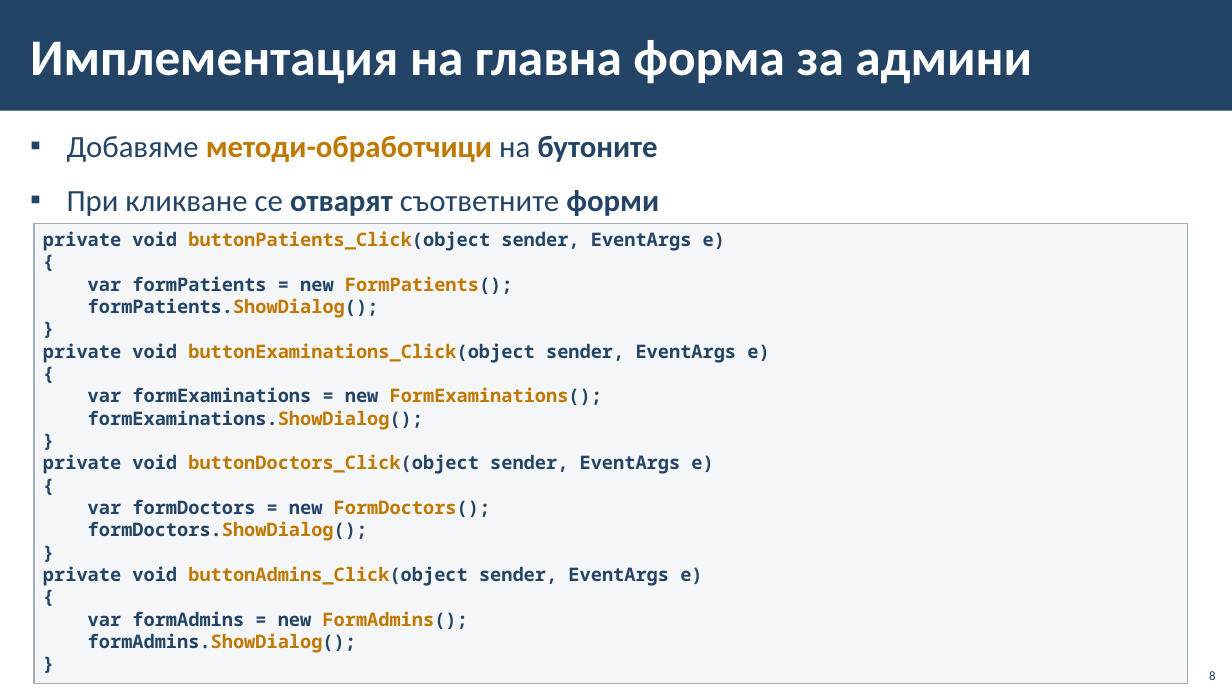
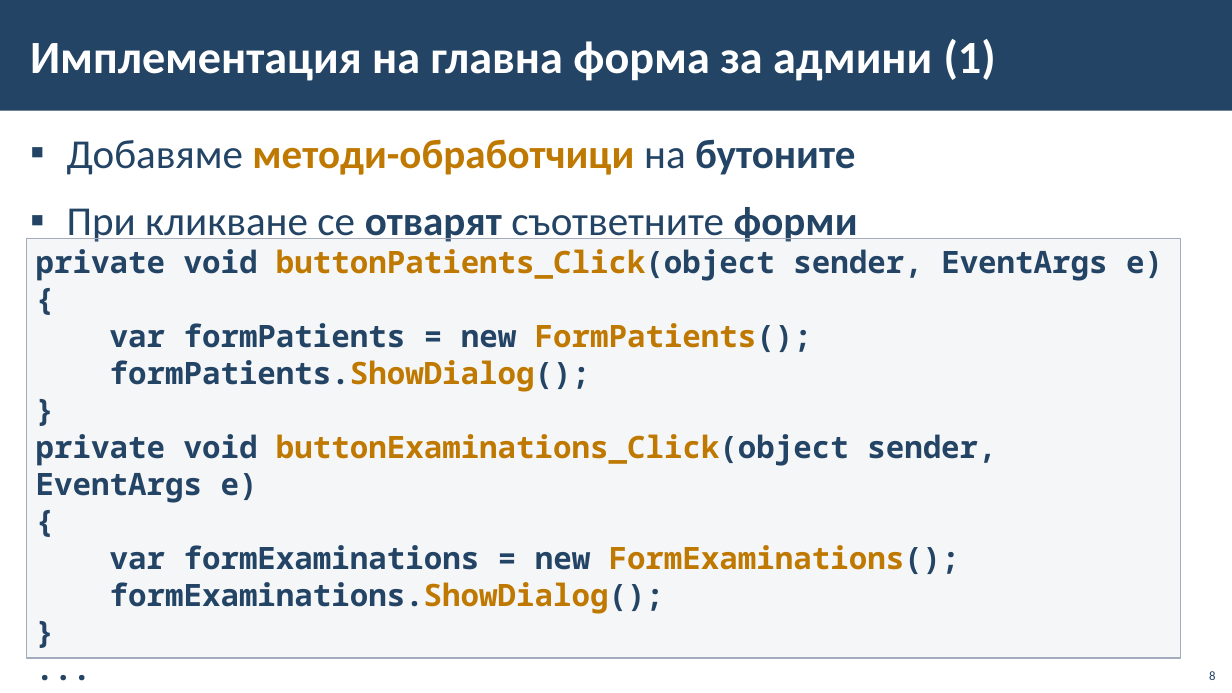
Before and after one commit to BG-IT-Edu/School-Programming, a slide deck: slide 8 of Courses/Software-Sciences/Module-4-Information-Systems-New/12-Implementation-of-Information-System/12-Implementation-of-Information-System-Second-Part.pptx. Drawn at 1232x693 pixels with LibreOffice and Linux fonts; fonts in the diff are those of the drawing; background and template pictures are left out. Boxes give left, top, right and bottom in pixels: in the first picture for what was removed or moved away, otherwise in the second. Text is boxed around its words. In the diff, an @@ line names an element or a change of style, - is before the commit and + after.

```diff
--- a/Courses/Software-Sciences/Module-4-Information-Systems-New/12-Implementation-of-Information-System/12-Implementation-of-Information-System-Second-Part.pptx
+++ b/Courses/Software-Sciences/Module-4-Information-Systems-New/12-Implementation-of-Information-System/12-Implementation-of-Information-System-Second-Part.pptx
@@ title at <box>30,39,996,81</box>: text changed; size 40 to 36 pt @@
-Имплементация на главна форма за админи
+Имплементация на главна форма за админи (1)
@@ text "Добавяме методи-обработчици на бутоните" at <box>67,139,858,242</box>: size 24 to 32 pt @@
@@ rectangle "private void buttonPatients_Click(object sender, EventArgs ...": place and size @@
-rectangle "private void buttonPatients_Click(object sender, EventArgs ..." at <box>34,224,1189,684</box>
+rectangle "private void buttonPatients_Click(object sender, EventArgs ..." at <box>27,238,1181,658</box>
@@ text in rectangle at <box>36,249,1163,614</box>: size 14.5 to 24 pt @@
@@ text in rectangle at <box>43,454,713,653</box>: text changed; size 14.5 to 24 pt @@
-private void buttonDoctors_Click(object sender, EventArgs e)
-{
-var formDoctors = new FormDoctors();
-formDoctors.ShowDialog();
-}
-private void buttonAdmins_Click(object sender, EventArgs e)
-{
-var formAdmins = new FormAdmins();
-formAdmins.ShowDialog();
-}
+...
```
Also in this commit, not shown: 6 other slides changed, 1 slide added.
